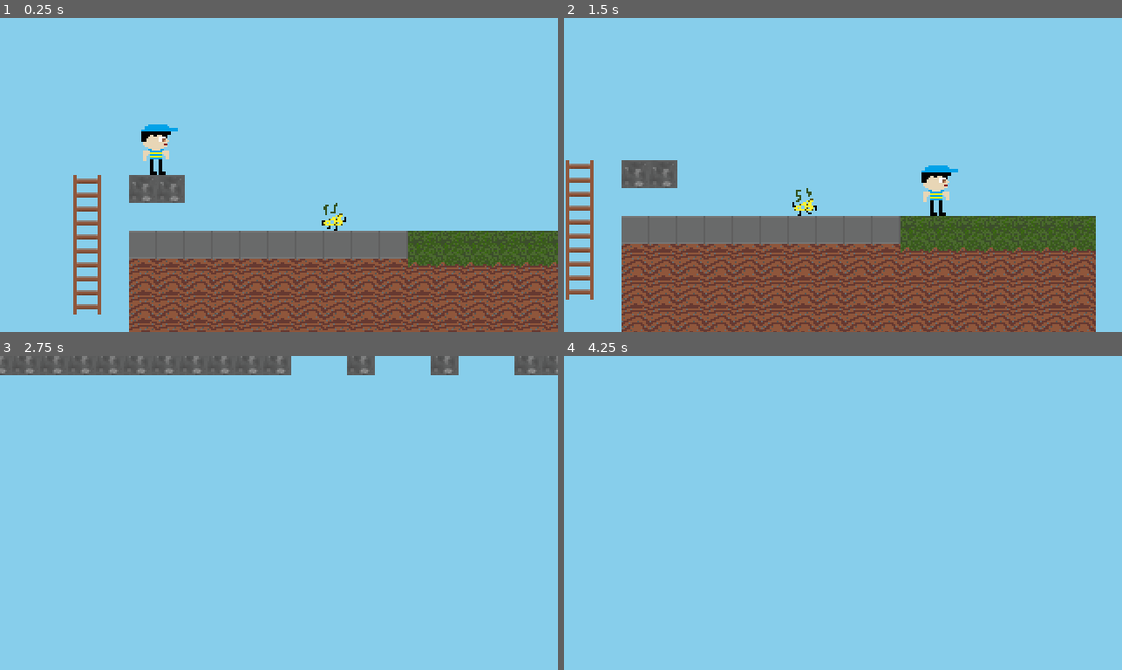
Above: before the commit, frames 1-4 (two rows, left to right).
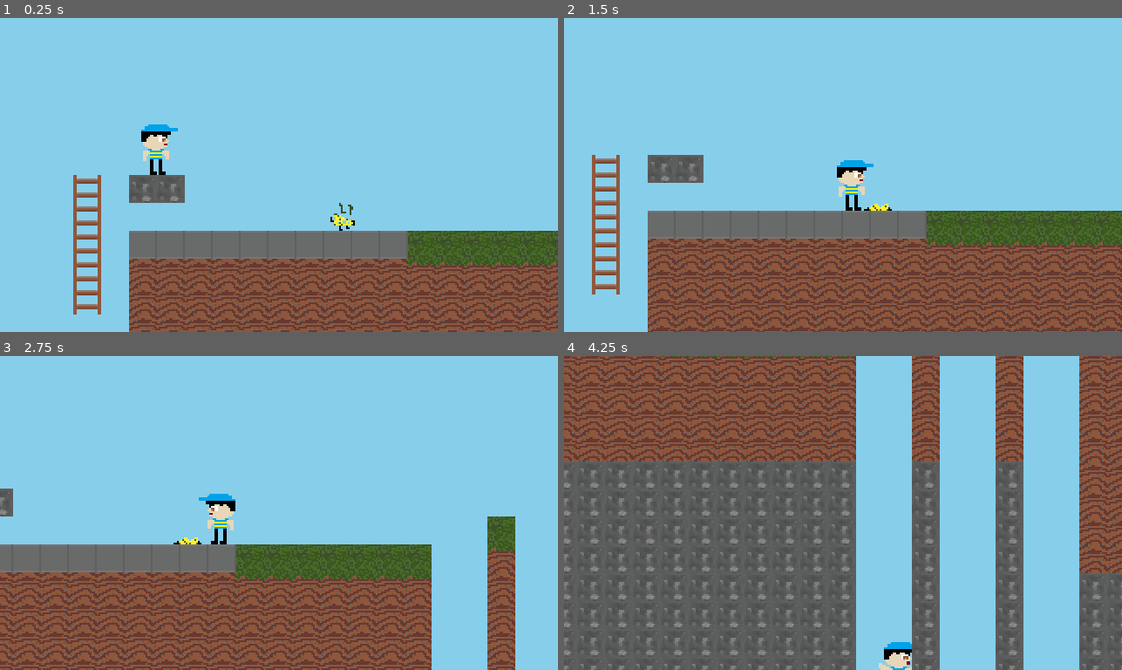
Above: after the commit, the same moments.

Repository: ioploopy/milk-game
Game: Godot game, scene res://world.tscn
Same seed, same stepped clock (60 frames per second), same inputs: the game is played once before the commit and once after it.
Inputs:
- Up to frame 1 (0.25 s): no input
- Up to frame 2 (1.5 s): tap Enter (ui_accept) at 0.5, 0.77 s; hold Right (ui_right) from 0.53 s (still down)
- Up to frame 3 (2.75 s): tap Enter (ui_accept) at 1.52 s; release Right (ui_right) at 2.03 s; hold Left (ui_left) from 2.03 s (still down)
- Up to frame 4 (4.25 s): release Left (ui_left) at 2.78 s; hold Right (ui_right) from 2.78 s (still down); tap Enter (ui_accept) at 3.02, 3.77 s

The runs differ from the first frame. In frame 1, 0.2% of the frame differs, in the area x 57-64%, y 58-68%; in frame 2, 24%; in frame 3, 39%; in frame 4, 70%, in the area x 0-100%, y 0-100%.

Commit message:
Add stinky cheese functionality

Diff:
--- a/cheese.gd
+++ b/cheese.gd
@@ -1,18 +1,34 @@
 extends CharacterBody2D
 
 
-const SPEED = 10.0
-const JUMP_VELOCITY = -400.0
+@export var SPEED = 10.0
+@export var MOVE_DISTANCE = 100
+
 var ALIVE = true
-var DIRECTION = -1
+var DIRECTION = 1
 # Get the gravity from the project settings to be synced with RigidBody nodes.
 var gravity = ProjectSettings.get_setting("physics/2d/default_gravity")
 @onready var animated_sprite_2d = $AnimatedSprite2D
+@onready var collision_shape_2d = $CollisionShape2D
+@onready var collision_shape_area_2d = $Area2D/CollisionShape2D
+
+var start_pos: Vector2
+
+func _ready():
+	start_pos = global_position
 
 func _physics_process(delta):
+
+	if not ALIVE:
+		return
 	# Add the gravity.
 	if not is_on_floor():
 		velocity.y += gravity * delta
+
+	if DIRECTION == 1 and (global_position.x - start_pos.x) >= MOVE_DISTANCE:
+		DIRECTION = -1
+	if DIRECTION == -1 and (global_position.x - start_pos.x) <= 0:
+		DIRECTION = 1
 
 	velocity.x = DIRECTION * SPEED
 
@@ -27,3 +43,15 @@
 
 	else:
 		animated_sprite_2d.play("dead")
+
+func kill_cheese():
+	ALIVE = false
+	animated_sprite_2d.play("dead")
+	collision_shape_2d.shape.set_size(Vector2(14,1))
+	collision_shape_area_2d.shape.set_size(Vector2(11,1))
+
+func _on_area_2d_body_entered(body):
+	if body.has_method("kill_player") and ALIVE:
+		var response = (body.kill_player(true))
+		if response.jumping:
+			self.kill_cheese()
--- a/cheese.tscn
+++ b/cheese.tscn
@@ -1,7 +1,8 @@
-[gd_scene load_steps=10 format=3 uid="uid://biit261msibkl"]
+[gd_scene load_steps=12 format=3 uid="uid://biit261msibkl"]
 
 [ext_resource type="Script" path="res://cheese.gd" id="1_adej7"]
 [ext_resource type="Texture2D" uid="uid://bnefy8fcsfcb" path="res://stinky_cheese-Sheet.png" id="1_dxufd"]
+[ext_resource type="Texture2D" uid="uid://bpddmragcv6al" path="res://dead_cheese.png" id="2_3pkbl"]
 
 [sub_resource type="AtlasTexture" id="AtlasTexture_6lyqc"]
 atlas = ExtResource("1_dxufd")
@@ -27,6 +28,14 @@
 animations = [{
 "frames": [{
 "duration": 1.0,
+"texture": ExtResource("2_3pkbl")
+}],
+"loop": true,
+"name": &"dead",
+"speed": 5.0
+}, {
+"frames": [{
+"duration": 1.0,
 "texture": SubResource("AtlasTexture_6lyqc")
 }, {
 "duration": 1.0,
@@ -46,7 +55,12 @@
 "speed": 5.0
 }]
 
-[sub_resource type="RectangleShape2D" id="RectangleShape2D_t0eyd"]
+[sub_resource type="RectangleShape2D" id="RectangleShape2D_i0u5v"]
+resource_local_to_scene = true
+size = Vector2(11, 9)
+
+[sub_resource type="RectangleShape2D" id="RectangleShape2D_6efvs"]
+resource_local_to_scene = true
 size = Vector2(14, 11)
 
 [node name="Cheese" type="CharacterBody2D"]
@@ -56,11 +70,17 @@
 
 [node name="AnimatedSprite2D" type="AnimatedSprite2D" parent="."]
 sprite_frames = SubResource("SpriteFrames_xihdt")
-animation = &"walk"
-frame_progress = 0.635173
+animation = &"dead"
+frame_progress = 0.9024
 
 [node name="CollisionShape2D" type="CollisionShape2D" parent="."]
+position = Vector2(-0.5, 3.5)
+shape = SubResource("RectangleShape2D_i0u5v")
+
+[node name="Area2D" type="Area2D" parent="."]
 position = Vector2(0, 2.5)
-shape = SubResource("RectangleShape2D_t0eyd")
 
-[node name="VisibleOnScreenNotifier2D" type="VisibleOnScreenNotifier2D" parent="."]
+[node name="CollisionShape2D" type="CollisionShape2D" parent="Area2D"]
+shape = SubResource("RectangleShape2D_6efvs")
+
+[connection signal="body_entered" from="Area2D" to="." method="_on_area_2d_body_entered"]
--- a/player.gd
+++ b/player.gd
@@ -5,13 +5,16 @@
 const JUMP_VELOCITY = -300.0
 const ACCELERATION = 800
 const FRICTION = 1000
-const ALIVE = true
+var ALIVE = true
 
 # Get the gravity from the project settings to be synced with RigidBody nodes.
 var gravity = ProjectSettings.get_setting("physics/2d/default_gravity")
 @onready var animated_sprite_2d = $AnimatedSprite2D
 var on_ladder: int = 0
 var jumping: bool = false
+var airborn: bool = false
+@onready var landing_timer = $Timer
+
 
 func _physics_process(delta):
 	apply_gravity(delta)
@@ -25,7 +28,12 @@
 
 func apply_gravity(delta):
 		if not is_on_floor() and on_ladder == 0:
+			airborn = true
 			velocity.y += gravity * delta
+		else:
+			if airborn == true:
+				landing_timer.start()
+				airborn = false
 
 func handle_jump():
 	if is_on_floor() or on_ladder > 0:
@@ -69,6 +77,17 @@
 	else:
 		animated_sprite_2d.play("dead")
 
+func kill_player(unless_jumping=false):
+	var landed = true
+	if unless_jumping:
+		landed = is_on_floor() and landing_timer.is_stopped()
+		if landed:
+			ALIVE = false
+	else:
+		ALIVE = false
+
+	return {"alive": ALIVE, "jumping": not landed}
+
 
 func _on_ladder_detector_area_entered(area):
 	on_ladder+=1
--- a/player.tscn
+++ b/player.tscn
@@ -80,5 +80,9 @@
 position = Vector2(-0.5, -14.5)
 shape = SubResource("RectangleShape2D_hrdht")
 
+[node name="Timer" type="Timer" parent="."]
+wait_time = 0.1
+one_shot = true
+
 [connection signal="area_entered" from="LadderDetector" to="." method="_on_ladder_detector_area_entered"]
 [connection signal="area_exited" from="LadderDetector" to="." method="_on_ladder_detector_area_exited"]
--- a/world.tscn
+++ b/world.tscn
@@ -47,3 +47,9 @@
 
 [node name="Cheese" parent="." instance=ExtResource("6_r1lyj")]
 position = Vector2(168, 40)
+MOVE_DISTANCE = 150
+
+[node name="Cheese2" parent="." instance=ExtResource("6_r1lyj")]
+position = Vector2(560, 40)
+SPEED = 100.0
+MOVE_DISTANCE = 50
Binary file added: dead_cheese.png
Not shown, added: dead_cheese.png.import
